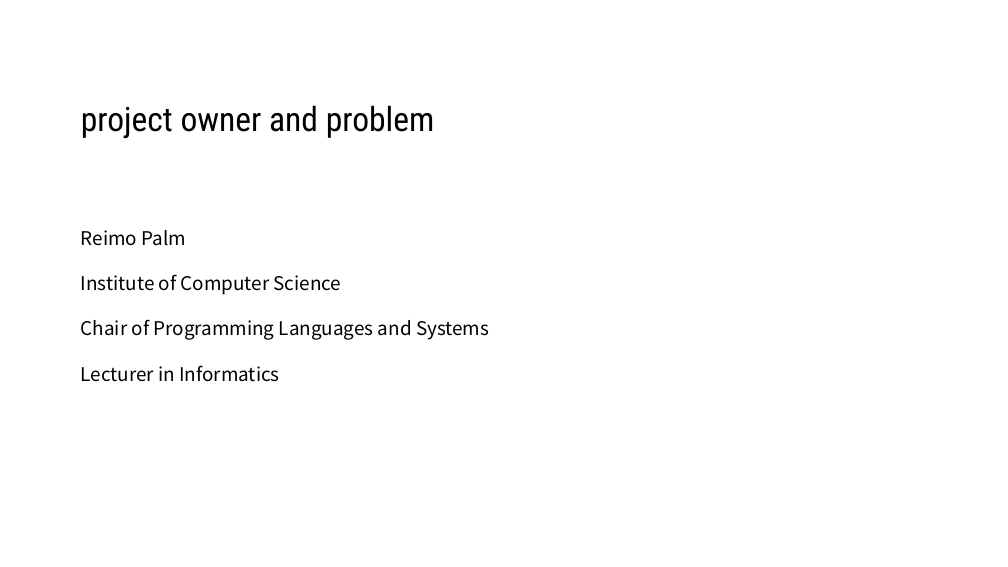
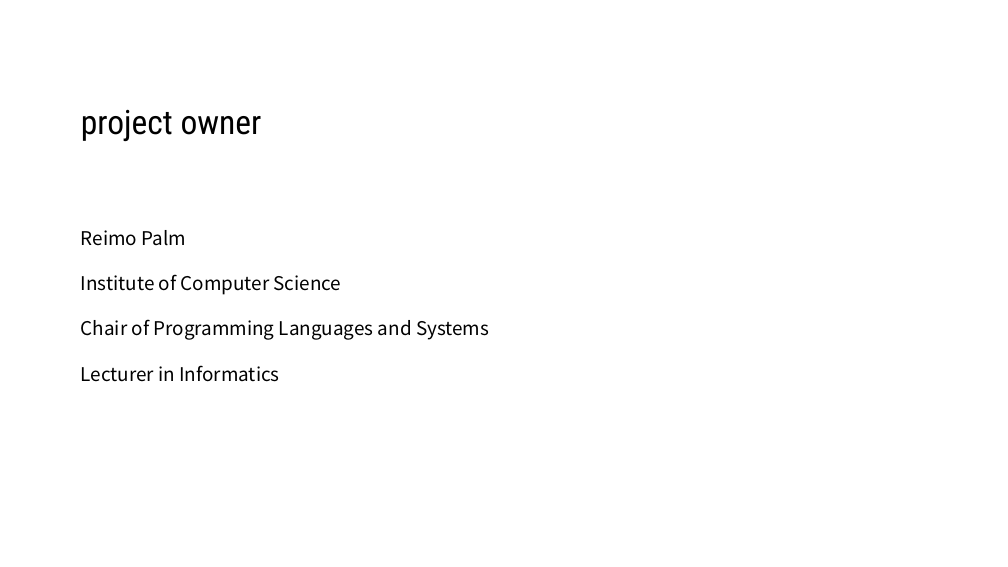
Before and after one commit to thomasabrina/ML_analyze_student_activities, a slide deck: slide 3 of Slides/T20.pptx. Drawn at 1008x567 pixels with LibreOffice and Linux fonts; fonts in the diff are those of the drawing; background and template pictures are left out. Boxes give left, top, right and bottom in pixels: in the first picture for what was removed or moved away, otherwise in the second. Text is boxed around its words. In the diff, an @@ line names an element or a change of style, - is before the commit and + after.

```diff
--- a/Slides/T20.pptx
+++ b/Slides/T20.pptx
@@ text at (81, 109, 262, 141): text changed @@
-project owner and problem
+project owner
```
Also in this commit, not shown: 4 other slides changed, 1 slide removed.
